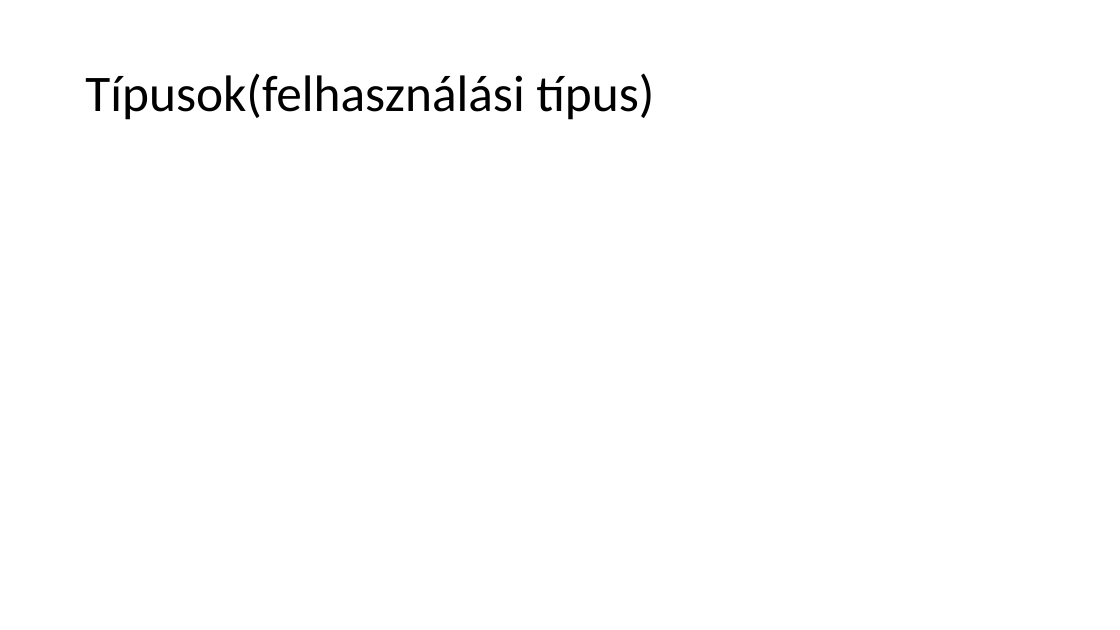
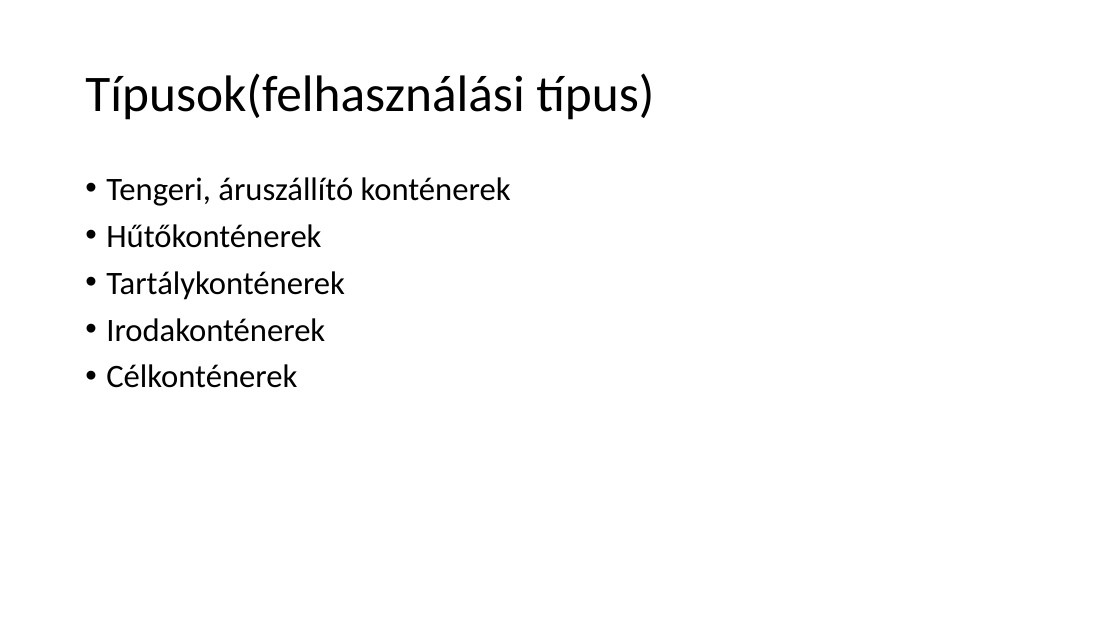
Before and after one commit to MimitheEmili/Kont-ner-Project, a slide deck: slide 5 of Konténerek.pptx. Drawn at 1120x630 pixels with LibreOffice and Linux fonts; fonts in the diff are those of the drawing. Boxes give left, top, right and bottom in pixels: in the first picture for what was removed or moved away, otherwise in the second. Text is boxed around its words. In the diff, an @@ line names an element or a change of style, - is before the commit and + after.

```diff
--- a/Konténerek.pptx
+++ b/Konténerek.pptx
@@ text added at bbox=[106, 177, 511, 388], 28 pt, text #000000 @@
+• Tengeri, áruszállító konténerek
+• Hűtőkonténerek
+• Tartálykonténerek
+• Irodakonténerek
+• Célkonténerek
```
Also in this commit, not shown: 1 other slide changed, 7 slides added, 3 slides removed, 2 other files.
